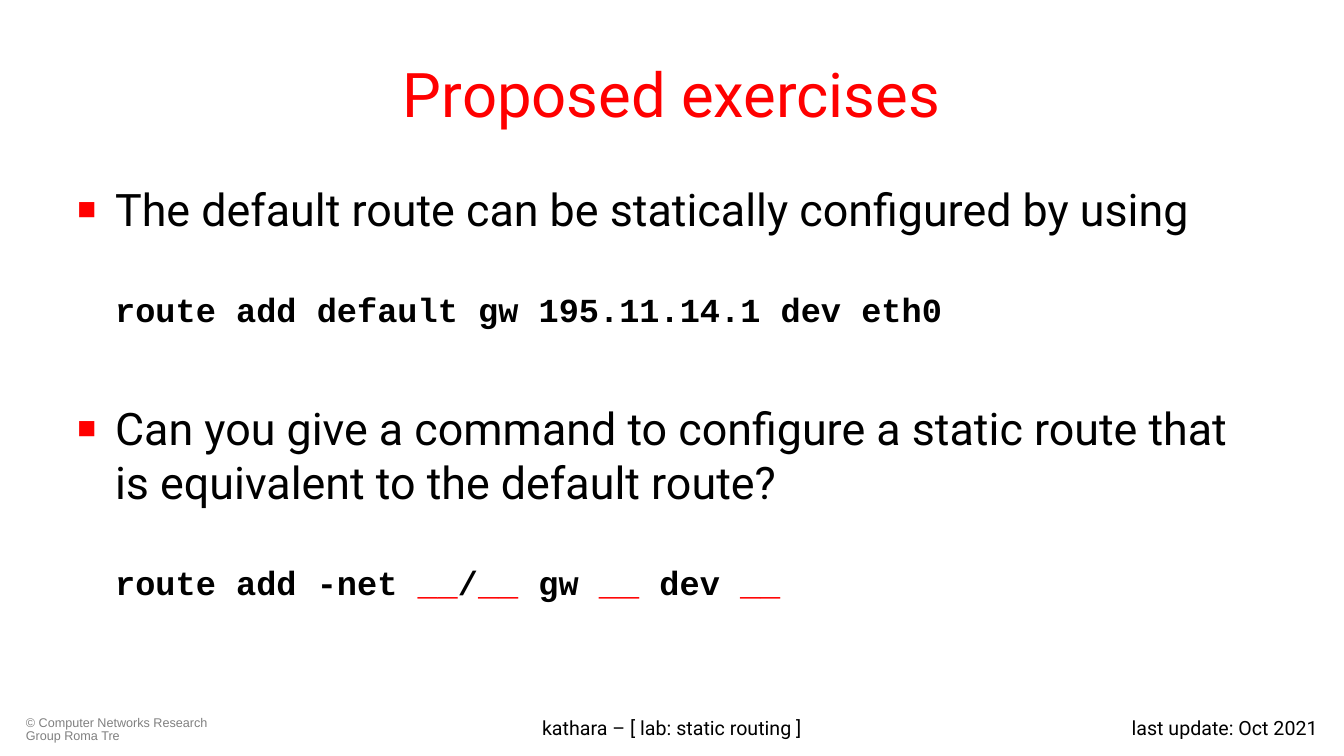
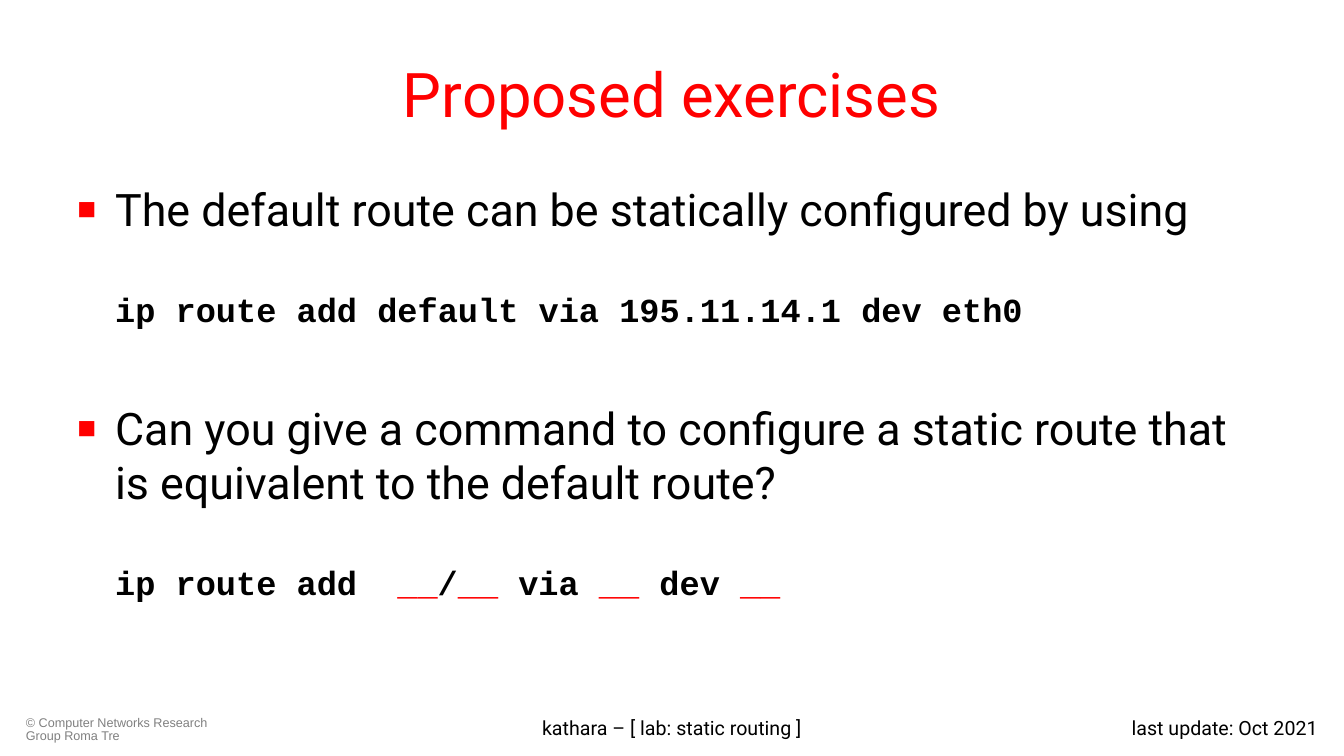
Before and after one commit to KatharaFramework/Kathara-Labs, a slide deck: slide 17 of main-labs/basic-topics/static-routing/004-kathara-lab_static-routing.pptx. Drawn at 1344x756 pixels with LibreOffice and Linux fonts; fonts in the diff are those of the drawing. Boxes give left, top, right and bottom in pixels: in the first picture for what was removed or moved away, otherwise in the second. Text is boxed around its words. In the diff, an @@ line names an element or a change of style, - is before the commit and + after.

Commit message:
Update static lab to use new commands

```diff
--- a/main-labs/basic-topics/static-routing/004-kathara-lab_static-routing.pptx
+++ b/main-labs/basic-topics/static-routing/004-kathara-lab_static-routing.pptx
@@ text at (115,192,1227,602): text changed @@
-■ The default route can be statically configured by using
-  route add default gw 195.11.14.1 dev eth0
-■ Can you give a command to configure a static route that is equivalent to the default route?
-  route add -net __/__ gw __ dev __
+■ The default route can be statically configured by using
+  ip route add default via 195.11.14.1 dev eth0
+■ Can you give a command to configure a static route that is equivalent to the default route?
+  ip route add __/__ via __ dev __
```
Also in this commit, not shown: 13 other slides changed, 1 other file.
